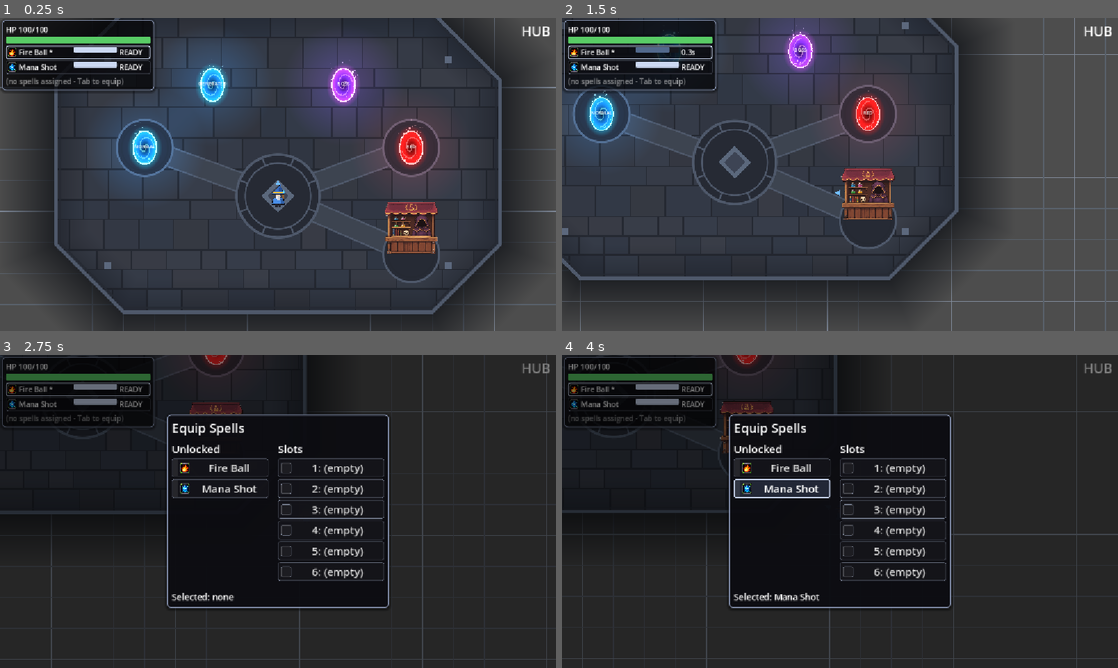
Above: before the commit, frames 1-4 (two rows, left to right).
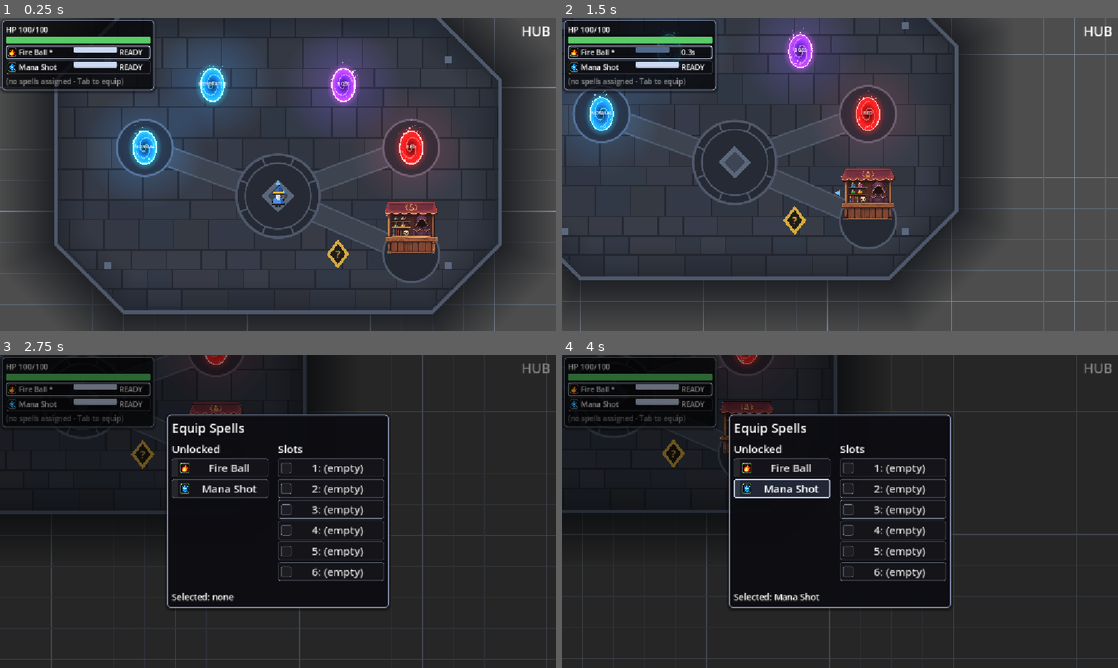
Above: after the commit, the same moments.

Repository: BestestGameStudio/gangU
Game: Godot game, scene res://scenes/main.tscn
Two runs of this game, one before a commit and one after it. Both use one fixed random seed, a clock stepped at 60 frames per second and the inputs below.
Inputs (mouse positions are in pixels of both pictures, inside the frame that each line leads up to):
- Up to frame 1 (0.25 s): no input
- Up to frame 2 (1.5 s): tap Enter at 0.5 s; move the mouse to (962, 158) at 0.52 s; hold D (move_right) 0.53-1.28 s; hold Space (cast) 0.53-1.28 s; move the mouse to (728, 190) at 1.27 s; hold S (move_down) from 1.28 s (still down); tap Space (cast) at 1.35 s
- Up to frame 3 (2.75 s): move the mouse to (333, 442) at 2.02 s; release S (move_down) at 2.03 s; hold D (move_right) from 2.03 s (still down); hold Tab (equip_panel) from 2.03 s (still down); tap Space (cast) at 2.3 s
- Up to frame 4 (4 s): release D (move_right) at 2.75 s; release Tab (equip_panel) at 2.75 s; click "Fire Ball" at 2.75 s; click "Mana Shot" at 3.5 s

The runs differ from the first frame. In frame 1, 0.2% of the frame differs, in the area x 58-63%, y 70-80%; in frame 2, 0.2%, in the area x 39-44%, y 60-70%; in frame 3, 0.2%; in frame 4, 0.2%.

Commit message:
Hub spell directory: read-only walk-up listing of run-unlocked spells (#218) (#231)
* Add spell directory walk-up trigger (hub location, #218)

* Rename 8-spell_directory.gd to spell_directory.gd

* Create spell_directory.gd.uid

* Create spell_directory_panel.gd

* Create spell_directory_panel.gd.uid

* Create test218_spell_directory.gd

* Create test218_spell_directory.gd.uid

* Update main.gd

* Create spell_directory.tscn

* Create spell_directory_panel.tscn

* Update hub.tscn

* Update spell_directory_panel.gd

* Update test218_spell_directory.gd

Diff:
--- a/scenes/hub.tscn
+++ b/scenes/hub.tscn
@@ -1,10 +1,11 @@
-[gd_scene load_steps=6 format=3 uid="uid://bgangu7hub"]
+[gd_scene load_steps=7 format=3 uid="uid://bgangu7hub"]
 
 [ext_resource type="Script" path="res://scripts/hub_floor.gd" id="hub_floor"]
 [ext_resource type="PackedScene" uid="uid://bgangu7gate" path="res://scenes/gate.tscn" id="2"]
 [ext_resource type="PackedScene" uid="uid://bgangu7dna" path="res://scenes/dungeon_a.tscn" id="3"]
 [ext_resource type="PackedScene" uid="uid://bgangu7dnb" path="res://scenes/dungeon_b.tscn" id="4"]
 [ext_resource type="PackedScene" uid="uid://bgangu7shopv" path="res://scenes/shop_vendor.tscn" id="5"]
+[ext_resource type="PackedScene" uid="uid://bgangu218dir" path="res://scenes/spell_directory.tscn" id="8"]
 [ext_resource type="PackedScene" path="res://scenes/dungeon_generated.tscn" id="6"]
 [ext_resource type="PackedScene" path="res://scenes/dungeon_c.tscn" id="7_dnc"]
 
@@ -94,3 +95,6 @@
 
 [node name="ShopVendor" parent="." instance=ExtResource("5")]
 position = Vector2(852, 600)
+
+[node name="SpellDirectory" parent="." instance=ExtResource("8")]
+position = Vector2(700, 600)
--- /dev/null
+++ b/scenes/spell_directory.tscn
@@ -0,0 +1,31 @@
+[gd_scene load_steps=3 format=3 uid="uid://bgangu218dir"]
+
+[ext_resource type="Script" path="res://scripts/spell_directory.gd" id="1"]
+
+[sub_resource type="RectangleShape2D" id="1"]
+size = Vector2(56, 56)
+
+[node name="SpellDirectory" type="Area2D" groups=["spell_directories"]]
+script = ExtResource("1")
+
+[node name="Marker" type="Polygon2D" parent="."]
+color = Color(0.95, 0.75, 0.25, 0.85)
+polygon = PackedVector2Array(-24, 0, 0, -30, 24, 0, 0, 30)
+
+[node name="MarkerInner" type="Polygon2D" parent="."]
+color = Color(0.05, 0.05, 0.07, 0.9)
+polygon = PackedVector2Array(-16, 0, 0, -21, 16, 0, 0, 21)
+
+[node name="Glyph" type="Label" parent="."]
+offset_left = -10.0
+offset_top = -17.0
+offset_right = 10.0
+offset_bottom = 17.0
+theme_override_colors/font_color = Color(0.95, 0.75, 0.25, 1)
+theme_override_font_sizes/font_size = 22
+text = "?"
+horizontal_alignment = 1
+vertical_alignment = 1
+
+[node name="CollisionShape2D" type="CollisionShape2D" parent="."]
+shape = SubResource("1")
--- /dev/null
+++ b/scenes/spell_directory_panel.tscn
@@ -0,0 +1,6 @@
+[gd_scene load_steps=2 format=3 uid="uid://bgangu218pan"]
+
+[ext_resource type="Script" path="res://scripts/spell_directory_panel.gd" id="1"]
+
+[node name="SpellDirectoryPanel" type="CanvasLayer"]
+script = ExtResource("1")
--- a/scripts/main.gd
+++ b/scripts/main.gd
@@ -84,6 +84,12 @@
 	var shop_panel: ShopPanel = preload("res://scenes/shop_panel.tscn").instantiate()
 	shop_panel.name = "ShopPanel"
 	add_child(shop_panel)
+	## (#218) Hub spell directory: read-only walk-up panel listing the
+	## current-run unlocked spells. Same ONE-persistent-child pattern; the
+	## hub directory location opens/closes it on player proximity.
+	var spell_directory_panel: SpellDirectoryPanel = preload("res://scenes/spell_directory_panel.tscn").instantiate()
+	spell_directory_panel.name = "SpellDirectoryPanel"
+	add_child(spell_directory_panel)
 	var progress := SpellProgress.new()
 	progress.name = "SpellProgress"
 	progress.caster_path = NodePath("../Player/SpellCaster")
--- /dev/null
+++ b/scripts/spell_directory.gd
@@ -0,0 +1,28 @@
+class_name SpellDirectory
+extends Area2D
+## (#218) Hub spell directory location. Walking up OPENS the read-only
+## directory panel and walking away CLOSES it - the ShopVendor idiom: an
+## Area2D the persistent Main-mounted panel is found from via the
+## "spell_directory_panel" group, so this scene stands alone in the hub.
+## The listing only DISPLAYS the player's current-run unlock set; it never
+## buys, equips, or grants anything.
+
+func _ready() -> void:
+	add_to_group("spell_directories")
+	body_entered.connect(_on_body_entered)
+	body_exited.connect(_on_body_exited)
+
+func _on_body_entered(body: Node2D) -> void:
+	if body is Player:
+		var panel := get_tree().get_first_node_in_group("spell_directory_panel")
+		if panel != null:
+			# The walk-up body IS the player: hand its caster to the panel
+			# directly. Production Player is not in the "player" group, so
+			# the panel cannot rely on the group fallback there.
+			panel.open(body.get_node_or_null("SpellCaster"))
+
+func _on_body_exited(body: Node2D) -> void:
+	if body is Player:
+		var panel := get_tree().get_first_node_in_group("spell_directory_panel")
+		if panel != null:
+			panel.close()
--- /dev/null
+++ b/scripts/spell_directory_panel.gd
@@ -0,0 +1,149 @@
+class_name SpellDirectoryPanel
+extends CanvasLayer
+## (#218) Read-only spell directory panel. Hidden by default; the hub
+## directory location opens it on walk-up and closes it on walk-away (the
+## ShopPanel idiom). Lists EVERY spell in the caster's current-run unlock
+## set (SpellCaster.get_unlocked(), #60) as icon + name rows, refreshed
+## live through the spell_unlocked signal. READ-ONLY by design: no buy,
+## no equip changes, no unlock grants - it only displays what the player
+## already unlocked this run.
+##
+## UI is code-built; the look comes from UiStyle. While visible the panel
+## joins "modal_ui" so the caster skips casting on panel clicks (the
+## EquipPanel/ShopPanel idiom). Found via the "spell_directory_panel"
+## group.
+
+const ROW_PAD := 6.0
+
+var _caster: SpellCaster
+var _count_label: Label
+var _rows: VBoxContainer
+
+func _ready() -> void:
+	add_to_group("spell_directory_panel")
+	layer = 3
+	_build_skeleton()
+	var player := get_tree().get_first_node_in_group("player")
+	if player != null:
+		_bind_caster(player.get_node_or_null("SpellCaster") as SpellCaster)
+	visible = false
+
+func _bind_caster(for_caster: SpellCaster) -> void:
+	if for_caster == _caster:
+		return
+	if is_instance_valid(_caster):
+		_caster.spell_unlocked.disconnect(_on_spell_unlocked)
+		_caster.spell_replaced.disconnect(_on_spell_replaced)
+	_caster = for_caster
+	if is_instance_valid(_caster):
+		_caster.spell_unlocked.connect(_on_spell_unlocked)
+		_caster.spell_replaced.connect(_on_spell_replaced)
+
+func open(for_caster: SpellCaster = null) -> void:
+	if for_caster != null:
+		_bind_caster(for_caster)
+	_render()
+	visible = true
+	add_to_group("modal_ui") # caster cast-guard hook (EquipPanel idiom)
+
+func close() -> void:
+	visible = false
+	remove_from_group("modal_ui")
+
+func _build_skeleton() -> void:
+	var backdrop := Panel.new()
+	backdrop.name = "Backdrop"
+	backdrop.add_theme_stylebox_override("panel", UiStyle.panel())
+	backdrop.anchor_left = 0.5
+	backdrop.anchor_top = 0.5
+	backdrop.anchor_right = 0.5
+	backdrop.anchor_bottom = 0.5
+	backdrop.offset_left = -200.0
+	backdrop.offset_top = -180.0
+	backdrop.offset_right = 200.0
+	backdrop.offset_bottom = 180.0
+	add_child(backdrop)
+	var margin := MarginContainer.new()
+	margin.name = "Margin"
+	margin.set_anchors_preset(Control.PRESET_FULL_RECT)
+	margin.add_theme_constant_override("margin_left", 12)
+	margin.add_theme_constant_override("margin_top", 10)
+	margin.add_theme_constant_override("margin_right", 12)
+	margin.add_theme_constant_override("margin_bottom", 10)
+	backdrop.add_child(margin)
+	var vbox := VBoxContainer.new()
+	vbox.name = "VBox"
+	vbox.add_theme_constant_override("separation", 8)
+	margin.add_child(vbox)
+	var title := Label.new()
+	title.text = "SPELL DIRECTORY"
+	title.add_theme_font_size_override("font_size", 20)
+	title.horizontal_alignment = HORIZONTAL_ALIGNMENT_CENTER
+	vbox.add_child(title)
+	_count_label = Label.new()
+	_count_label.name = "CountLabel"
+	_count_label.add_theme_color_override("font_color", UiStyle.TEXT_DIM)
+	_count_label.horizontal_alignment = HORIZONTAL_ALIGNMENT_CENTER
+	vbox.add_child(_count_label)
+	var scroll := ScrollContainer.new()
+	scroll.name = "Scroll"
+	scroll.size_flags_vertical = Control.SIZE_EXPAND_FILL
+	scroll.horizontal_scroll_mode = ScrollContainer.SCROLL_MODE_DISABLED
+	vbox.add_child(scroll)
+	_rows = VBoxContainer.new()
+	_rows.name = "Rows"
+	_rows.add_theme_constant_override("separation", 6)
+	_rows.size_flags_horizontal = Control.SIZE_EXPAND_FILL
+	scroll.add_child(_rows)
+	var hint := Label.new()
+	hint.text = "Walk away to close"
+	hint.add_theme_color_override("font_color", UiStyle.TEXT_DIM * Color(1, 1, 1, 0.6))
+	hint.add_theme_font_size_override("font_size", 11)
+	hint.horizontal_alignment = HORIZONTAL_ALIGNMENT_CENTER
+	vbox.add_child(hint)
+
+## One icon + name row per unlocked spell, in unlock order. Empty runs get
+## a dim placeholder line instead of a blank panel.
+func _render() -> void:
+	for c in _rows.get_children():
+		_rows.remove_child(c)
+		c.queue_free()
+	var unlocked: Array[Spell] = []
+	if _caster != null:
+		unlocked = _caster.get_unlocked()
+	_count_label.text = "%d spell(s) unlocked this run" % unlocked.size()
+	if unlocked.is_empty():
+		var empty := Label.new()
+		empty.name = "EmptyLabel"
+		empty.text = "No spells unlocked yet"
+		empty.add_theme_color_override("font_color", UiStyle.TEXT_DIM * Color(1, 1, 1, 0.7))
+		empty.horizontal_alignment = HORIZONTAL_ALIGNMENT_CENTER
+		_rows.add_child(empty)
+		return
+	for spell in unlocked:
+		_rows.add_child(_make_row(spell))
+
+func _make_row(spell: Spell) -> Control:
+	var row := PanelContainer.new()
+	row.name = "Row"
+	row.add_theme_stylebox_override("panel", UiStyle.row(UiStyle.B_DIM, ROW_PAD))
+	var hbox := HBoxContainer.new()
+	hbox.add_theme_constant_override("separation", 8)
+	row.add_child(hbox)
+	var icon := SpellIcon.new()
+	icon.show_spell(spell)
+	hbox.add_child(icon)
+	var name_label := Label.new()
+	name_label.name = "NameLabel"
+	name_label.text = spell.spell_name
+	name_label.size_flags_horizontal = Control.SIZE_EXPAND_FILL
+	hbox.add_child(name_label)
+	return row
+
+func _on_spell_unlocked(_spell: Spell) -> void:
+	if visible:
+		_render()
+
+func _on_spell_replaced(_old_spell: Spell, _new_spell: Spell) -> void:
+	if visible:
+		_render()
--- /dev/null
+++ b/scripts/test218_spell_directory.gd
@@ -0,0 +1,159 @@
+extends SceneTree
+## #218 harness: hub spell directory - a walk-up LOCATION (ShopVendor
+## idiom) whose panel READ-ONLY lists the caster's current-run unlocked
+## spells (get_unlocked, #60), live-refreshed on spell_unlocked, closing
+## on walk-away. Read-only contract: no unlock/equip/wallet mutation.
+
+var failures := 0
+var check_count := 0
+var caster: SpellCaster
+var panel: SpellDirectoryPanel
+var directory: SpellDirectory
+var fireball: Spell = preload("res://resources/spells/fire_ball.tres")
+var mana: Spell = preload("res://resources/spells/mana_shot.tres")
+var bolt: Spell = preload("res://resources/spells/placeholder_bolt.tres")
+
+func _check(cond: bool, name: String) -> void:
+	check_count += 1
+	if cond:
+		print("[218] ", name, " -> PASS")
+	else:
+		failures += 1
+		print("[218] ", name, " -> FAIL")
+
+## Stub player: real typed Player + real SpellCaster child, no gameplay
+## wiring, so the panel's group lookup and `body is Player` checks work
+## (test129 stub idiom).
+func _make_player() -> Player:
+	var p := Player.new()
+	p.name = "StubPlayer"
+	p.set_process(false)
+	p.set_physics_process(false)
+	var aim := Node2D.new()
+	aim.name = "AimIndicator"
+	p.add_child(aim)
+	var bod := Polygon2D.new()
+	bod.name = "Body"
+	p.add_child(bod)
+	var nose := Polygon2D.new()
+	nose.name = "NoseEdge"
+	p.add_child(nose)
+	caster = SpellCaster.new()
+	caster.name = "SpellCaster"
+	p.add_child(caster)
+	p.add_to_group("player")
+	root.add_child(p)
+	return p
+
+func _rows() -> VBoxContainer:
+	return panel.get_node("Backdrop/Margin/VBox/Scroll/Rows") as VBoxContainer
+
+func _row_named(spell_name: String) -> Control:
+	for row in _rows().get_children():
+		var label := row.find_children("NameLabel", "Label", true, false)
+		if not label.is_empty() and label[0].text == spell_name:
+			return row
+	return null
+
+var _legs_ran := false
+
+func _process(_delta: float) -> bool:
+	if _legs_ran:
+		return false
+	_legs_ran = true
+	_run_legs()
+	quit(1 if failures > 0 else 0)
+	return false
+
+func _run_legs() -> void:
+	print("test218: hub spell directory (#218)")
+	var p := _make_player()
+	directory = preload("res://scenes/spell_directory.tscn").instantiate()
+	root.add_child(directory)
+	panel = preload("res://scenes/spell_directory_panel.tscn").instantiate()
+	root.add_child(panel)
+
+	var wallet := CurrencyWallet.new()
+	root.add_child(wallet)
+	wallet.add(25)
+	panel.open(caster)
+	_check(_rows().get_node_or_null("EmptyLabel") != null, "empty inventory displays an honest empty state")
+	panel.close()
+
+	## 1. Panel: hidden by default, outside modal_ui.
+	_check(not panel.visible, "panel hidden by default")
+	_check(not panel.is_in_group("modal_ui"), "panel not modal while hidden")
+
+	## 2. Walk-up opens; rows list exactly the current unlock set.
+	caster.unlock_spell(fireball)
+	caster.unlock_spell(bolt)
+	directory._on_body_entered(p)
+	_check(panel.visible and panel.is_in_group("modal_ui"), "walk-up opens panel (visible + modal_ui)")
+	_check(_rows().get_child_count() == 2, "one row per unlocked spell (2)")
+	_check(_row_named("Fire Ball") != null and _row_named("Placeholder Bolt") != null, "rows named for both unlocked spells")
+	_check(_row_named("Mana Shot") == null, "locked spell has no row")
+	_check(panel.get_node("Backdrop/Margin/VBox/CountLabel").text == "2 spell(s) unlocked this run", "count label matches unlock set")
+
+	## 3. READ-ONLY: opening/rendering changed nothing.
+	_check(caster.get_unlocked() == [fireball, bolt], "read-only: unlock inventory untouched")
+	_check(caster.get_slots() == [null, null, null, null, null, null], "read-only: equip slots untouched")
+
+	## 4. Live refresh: a new unlock while open adds a row.
+	caster.unlock_spell(mana)
+	_check(_rows().get_child_count() == 3, "spell_unlocked live-refreshes the open panel (3 rows)")
+	_check(_row_named("Mana Shot") != null, "new unlock row rendered by name")
+
+	var split: Spell = preload("res://resources/spells/fire_ball_split.tres")
+	_check(caster.replace_spell(fireball, split), "real upgrade replacement accepted")
+	_check(_row_named("Fire Ball") == null and _row_named(split.spell_name) != null, "spell_replaced refreshes current inventory, no stale base spell")
+	_check(wallet.balance() == 25, "read-only: wallet unchanged")
+
+	## 5. Walk-away closes; a later unlock does not resurrect it.
+	directory._on_body_exited(p)
+	_check(not panel.visible and not panel.is_in_group("modal_ui"), "walk-away closes panel")
+	caster.unlock_spell(preload("res://resources/spells/fire_ball_split.tres"))
+	_check(not panel.visible, "unlock while closed stays closed")
+
+	## 6. Non-player bodies do not open it.
+	var stranger := Node2D.new()
+	root.add_child(stranger)
+	directory._on_body_entered(stranger)
+	_check(not panel.visible, "non-player body does not open the panel")
+
+	## 7. Reopen reflects the grown unlock set (4 spells).
+	directory._on_body_entered(p)
+	_check(panel.visible and _rows().get_child_count() == 4, "reopen renders the current unlock set (4 rows)")
+	directory._on_body_exited(p)
+
+	## 8. PRODUCTION composition (real player.tscn, NOT in the "player"
+	## group - the group is a test-only idiom): the panel's group fallback
+	## finds no caster, so the walk-up body must hand its caster over.
+	p.queue_free()
+	stranger.queue_free()
+	panel.close()
+	var real_player: Player = preload("res://scenes/player.tscn").instantiate()
+	real_player.name = "RealPlayer"
+	root.add_child(real_player)
+	_check(not real_player.is_in_group("player"), "real player.tscn is NOT in the player group (production fact)")
+	var real_caster: SpellCaster = real_player.get_node("SpellCaster")
+	_check(real_caster != null and real_caster.get_unlocked().size() >= 2, "real player starts with its scene starting spells")
+	directory._on_body_entered(real_player)
+	_check(panel.visible, "production walk-up opens the panel")
+	_check(_row_named("Fire Ball") != null and _row_named("Mana Shot") != null, "production rows come from the real caster, not the group")
+	directory._on_body_exited(real_player)
+	_check(not panel.visible, "production walk-away closes")
+
+	for i in range(20):
+		var extra := Spell.new()
+		extra.spell_name = "Extra %d" % i
+		real_caster.unlock_spell(extra)
+	directory._on_body_entered(real_player)
+	_check(_rows().get_child_count() == real_caster.get_unlocked().size(), "large inventory lists ALL unlocked spells")
+	_check(_rows().get_parent() is ScrollContainer, "large listing has scroll access, not clipped overflow")
+	_check(_rows().find_children("*", "Button", true, false).is_empty(), "directory has no purchase/equip/grant buttons")
+	directory._on_body_exited(real_player)
+
+	print("test218 done: %d checks, %d failures" % [check_count, failures])
+
+func _done() -> bool:
+	return true
Not shown, added: scripts/spell_directory.gd.uid
Not shown, added: scripts/spell_directory_panel.gd.uid
Not shown, added: scripts/test218_spell_directory.gd.uid
